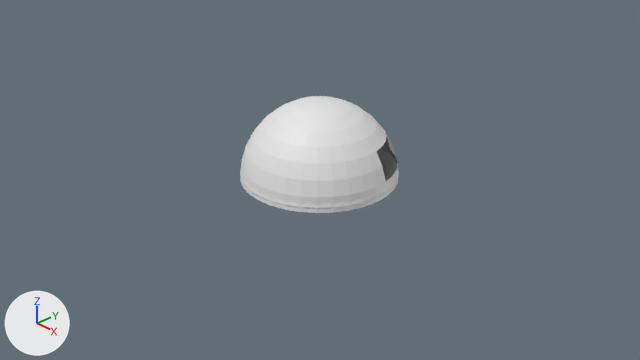
A saved change to the Blender file Nave/interior_nave.blend.
Before and after are seen from the file's camera 'Camera'. Lighting does not change. The marker at lower left points along +X, +Y and +Z.

Objects in the first picture: 'Esfera UV', 'Esfera UV.001', 'Torus.001'.
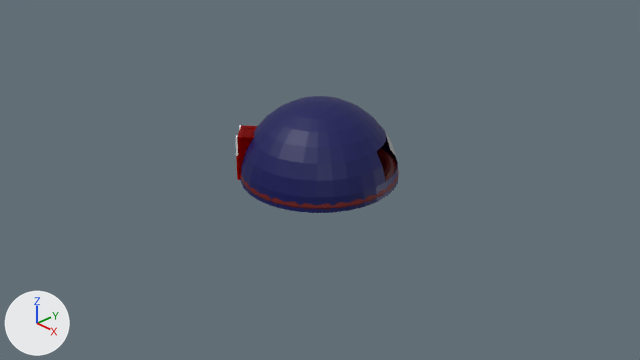
Commit message: Interior da nave completo feito no Blender

Boxes (x1, y1, x2, y2) around the edits, measured in the pictures (640 x 360 px):
'Esfera UV', recoloured (white to blue)
    both: (240, 96, 398, 213)
'Torus.001', recoloured (white to red)
    both: (240, 170, 399, 209)
'Porta', added (red)
    after: (235, 125, 257, 180)
    faces in mat_material_001 (red #e70500): (236, 125, 257, 180)

The change, as a diff of the scene's bpy script:
```diff
--- a/Nave/interior_nave.blend.py
+++ b/Nave/interior_nave.blend.py
@@ mat_material_005 @@
+mat_material_005 = principled_material('Material.005')
+mat_material_005.base_color = (0.13, 0.000304, 0.0)  # dark red #650100
@@ mat_material @@
+mat_material = principled_material('Material')
+mat_material.base_color = (0.0, 0.00145, 0.0946)  # dark blue #000557
@@ mat_material_001 @@
+mat_material_001 = principled_material('Material.001')
+mat_material_001.base_color = (0.8, 0.00165, 0.0)  # red #e70500
+mat_material_001.metallic = 1.0
@@ mat_material_002 @@
+mat_material_002 = principled_material('Material.002')
+mat_material_002.base_color = (1.0, 1.0, 1.0)  # white #ffffff
@@ mat_material_004 @@
+mat_material_004 = principled_material('Material.004')
+mat_material_004.base_color = (0.016, 0.016, 0.016)  # black #222222
@@ me_esfera_uv @@
 me_esfera_uv.from_pydata(...)  # 267 vertices, 246 faces; spans x -1.0..1.0, y -1.0..1.0, z 0.0..1.0
+me_esfera_uv.materials.append(mat_material)  # dark blue #000557
@@ me_torus_001 @@
 me_torus_001.from_pydata(...)  # 576 vertices, 576 faces; spans x -1.11..1.11, y -1.11..1.11, z 0.07..0.28
+me_torus_001.materials.append(mat_material_005)  # dark red #650100
@@ me_plane_006 @@
+me_plane_006.from_pydata(...)  # 398 vertices, 312 faces; spans x -1.0..1.0, y 0.0..1.0, z -0.94..0.94
+# faces by material slot: [164, 106, 42]
+me_plane_006.materials.append(mat_material_002)  # white #ffffff
+me_plane_006.materials.append(mat_material_001)  # red #e70500
+me_plane_006.materials.append(mat_material_004)  # black #222222
@@ ob_porta @@
+ob_porta = bpy.data.objects.new('Porta', me_plane_006)
+ob_porta.location = (-0.611, -0.584, 0.0)
+ob_porta.rotation_euler = (1.571, 3.142, -0.808)  # degrees (90, 180, -46)
+ob_porta.scale = (-0.185, -0.583, -0.185)
```
